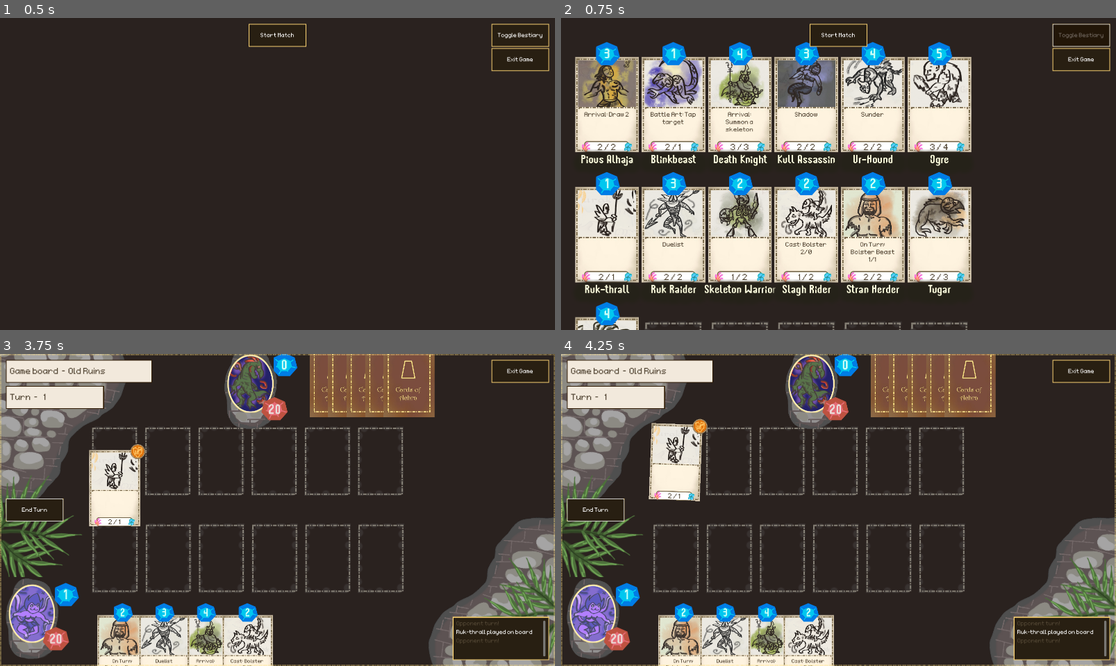
Above: before the commit, frames 1-4 (two rows, left to right).
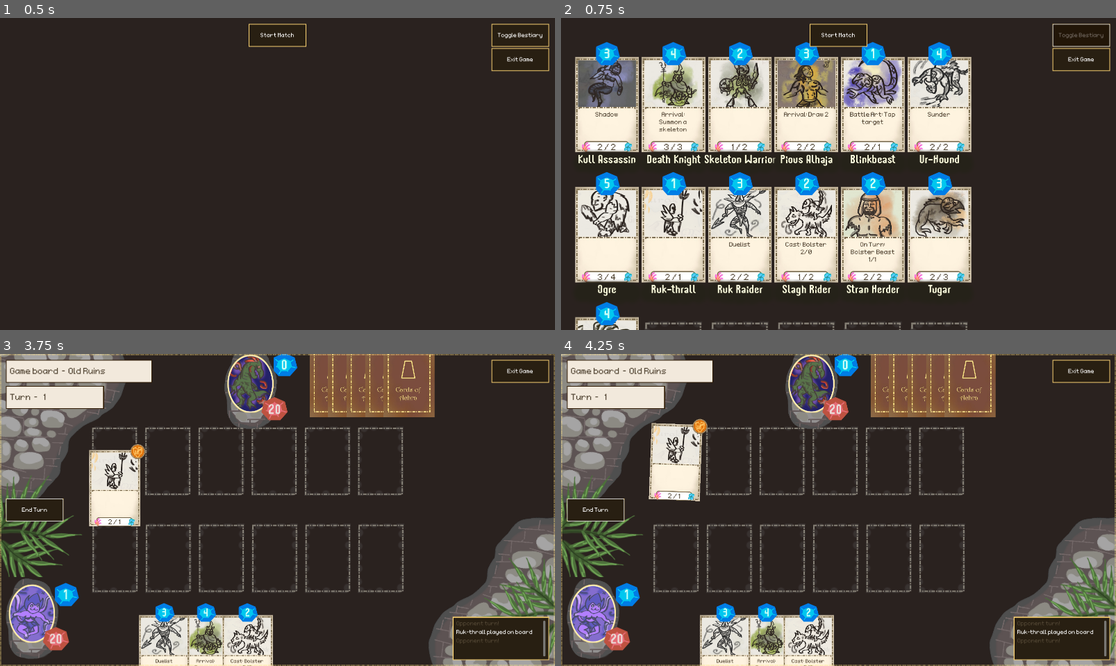
Above: after the commit, the same moments.

Repository: OttoElomaa/Godot-4-Ogre-Card-Game
Game: Godot game, scene res://GameScenes/MainMenu.tscn
Two runs of this game, one before a commit and one after it. Both use one fixed random seed, a clock stepped at 60 frames per second and the inputs below.
Inputs (mouse positions are in pixels of both pictures, inside the frame that each line leads up to):
- Up to frame 1 (0.5 s): no input
- Up to frame 2 (0.75 s): click (1082, 36) at 0.5 s
- Up to frame 3 (3.75 s): click (277, 372) at 1.25 s; click (33, 510) at 2 s; tap Enter at 2.75 s; drag from (122, 653) to (255, 385) at 2.77 s; drag from (166, 653) to (255, 385) at 3.52 s
- Up to frame 4 (4.25 s): no input

Frame 1 is identical in both runs. In frame 2, 12% of the frame differs, in the area x 3-74%, y 9-90%; in frame 3, 1.3%; in frame 4, 1.3%.
Error after the commit: Invalid access to property or key 'isSpell' on a base object of type 'Node2D (Card)'. (res://GameScenes/cards_manager.gd:209)

Commit message:
Refactor: moved card scenes to themed set folders

Diff:
--- a/Cards/Creatures/Cr-Kull-Assassin.tscn
+++ /dev/null
@@ -1,17 +0,0 @@
-[gd_scene load_steps=3 format=3 uid="uid://ds7yqwico71ks"]
-
-[ext_resource type="PackedScene" uid="uid://mxfejwivkelm" path="res://Cards/card.tscn" id="1_n8ty8"]
-[ext_resource type="Texture2D" uid="uid://cq588jgcvxryv" path="res://Art/CardArt/card-art-creature-Kull-assassin.jpg" id="2_n8ty8"]
-
-[node name="Card-Cr-KullAssassin" instance=ExtResource("1_n8ty8")]
-cardName = "Kull Assassin"
-subTypeStr = "Kull Warrior"
-manaCost = 3
-startingDamage = 2
-startingHealth = 2
-
-[node name="Keyword" parent="KeywordHandler/MyKeywords" index="0"]
-hasShadow = true
-
-[node name="Art" parent="Frontside" index="1"]
-texture = ExtResource("2_n8ty8")
--- /dev/null
+++ b/Cards/Depths/Cr-Kull-Assassin.tscn
@@ -0,0 +1,17 @@
+[gd_scene load_steps=3 format=3 uid="uid://ds7yqwico71ks"]
+
+[ext_resource type="PackedScene" uid="uid://mxfejwivkelm" path="res://Cards/card.tscn" id="1_p6y1s"]
+[ext_resource type="Texture2D" uid="uid://cq588jgcvxryv" path="res://Art/CardArt/card-art-creature-Kull-assassin.jpg" id="2_31yp1"]
+
+[node name="Card-Cr-KullAssassin" instance=ExtResource("1_p6y1s")]
+cardName = "Kull Assassin"
+subTypeStr = "Kull Warrior"
+manaCost = 3
+startingDamage = 2
+startingHealth = 2
+
+[node name="Keyword" parent="KeywordHandler/MyKeywords" index="0"]
+hasShadow = true
+
+[node name="Art" parent="Frontside" index="1"]
+texture = ExtResource("2_31yp1")
--- a/Cards/Creatures/Cr-DeathKnight.tscn
+++ b/Cards/GreenDefiance/Cr-DeathKnight.tscn
@@ -1,7 +1,7 @@
 [gd_scene load_steps=4 format=3 uid="uid://c8h8fv1enpgpb"]
 
 [ext_resource type="PackedScene" uid="uid://mxfejwivkelm" path="res://Cards/card.tscn" id="1_m612s"]
-[ext_resource type="PackedScene" uid="uid://b4tndl4w2i3lg" path="res://Cards/Creatures/Cr-SkeletonWarrior.tscn" id="2_f3ejk"]
+[ext_resource type="PackedScene" uid="uid://b4tndl4w2i3lg" path="res://Cards/GreenDefiance/Cr-SkeletonWarrior.tscn" id="2_f3ejk"]
 [ext_resource type="Texture2D" uid="uid://c8fv2mu03csy" path="res://Art/CardArt/card-art-creature-deathknight.jpg" id="2_m612s"]
 
 [node name="Card-Cr-DeathKnight" instance=ExtResource("1_m612s")]
--- a/Cards/card.gd
+++ b/Cards/card.gd
@@ -18,7 +18,7 @@
 	CREATURE, RITUAL,
 }
 
-var isSpell:
+var isRitual:
 	get:
 		return cardType == CardTypes.RITUAL
 
@@ -61,7 +61,7 @@
 #### TRAVELING IS TRIGGERED by entering. It's summoning sickness
 var actionState: CardActionStates = CardActionStates.ACTIVE
 var isTraveling := false
-var resting := false
+var isResting := false
 var allowInteract := true
 
 
@@ -163,7 +163,7 @@
 	#### CHECK CAST, BATTLE ART, and RITUAL NODES
 
 	#### IS IT RITUAL?
-	if isSpell:
+	if isRitual:
 		var ritualText = ritualNode.createText()
 		text += ritualText
 
@@ -194,7 +194,7 @@
 ########################################################
 func basicSetup():
 
-	if isSpell:
+	if isRitual:
 		statesInert()
 
 	#### SHARE INFO ON, IS CARD ENEMY
@@ -288,14 +288,14 @@
 #### ANIMATE = ROTATE CARD IMMEDIATELY
 #### DON'T ANIMATE = PLAY ANIMATION ON DELAY?? Why?
 func restAndAnimate(toAnimate:bool):
-	resting = true
+	isResting = true
 	if toAnimate:
 		rotateRestingCard(true)
 	else:
 		$BodyAnimations/RestTimer.start()
 
 func wake():
-	resting = false
+	isResting = false
 	rotateRestingCard(false)
 
 ########################################################
@@ -376,7 +376,7 @@
 	return false
 
 func checkResting() -> bool:
-	return resting
+	return isResting
 
 func checkTraveling() -> bool:
 	return isTraveling
@@ -498,7 +498,7 @@
 
 #### FOR RESTING
 func timeoutRestAnimation() -> void:
-	if resting:
+	if checkResting():
 		rotateRestingCard(true)
 
 #######################################################################
@@ -518,7 +518,7 @@
 
 
 func destroyAndAnimate(toAnimate:bool):
-	if not isSpell:
+	if not isRitual:
 		mySlot.isAvailable = true
 
 	statesDestroy()
--- a/GameScenes/battle_system.gd
+++ b/GameScenes/battle_system.gd
@@ -90,7 +90,7 @@
 
 	for card:Card in enemyHandCards:
 		if MyTools.checkNodeValidity(card):
-			if card.manaCost <= enemyMana and not card.isSpell:
+			if card.manaCost <= enemyMana and not card.isRitual:
 				var success = playEnemyCard(card)
 				if success:
 					enemyMana -= card.manaCost
--- a/GameScenes/card_loader.gd
+++ b/GameScenes/card_loader.gd
@@ -17,33 +17,33 @@
 	var cards := []
 
 	for i in range(10):
-		cards.append(createCard("res://Cards/Creatures/Cr-Pikeman.tscn"))
+		cards.append(createCard("res://Cards/Wilds/Cr-Pikeman.tscn"))
 	for i in range(10):
-		cards.append(createCard("res://Cards/Creatures/Cr-Ogre.tscn"))
+		cards.append(createCard("res://Cards/Wilds/Cr-Ogre.tscn"))
 	for i in range(20):
-		cards.append(createCard("res://Cards/Creatures/Cr-RukRaider.tscn"))
+		cards.append(createCard("res://Cards/Wilds/Cr-RukRaider.tscn"))
 	for i in range(20):
-		cards.append(createCard("res://Cards/Creatures/Cr-MardokHound.tscn"))
+		cards.append(createCard("res://Cards/Wilds/Cr-MardokHound.tscn"))
 
 	for i in range(40):
-		cards.append(createCard("res://Cards/Creatures/Cr-SlaghRider.tscn"))
+		cards.append(createCard("res://Cards/Wilds/Cr-SlaghRider.tscn"))
 	for i in range(10):
-		cards.append(createCard("res://Cards/Rituals/Sp-Blast.tscn"))
+		cards.append(createCard("res://Cards/Wilds/Ri-Blast.tscn"))
 
 	for i in range(10):
-		cards.append(createCard("res://Cards/Creatures/Cr-BlinkBeast.tscn"))
+		cards.append(createCard("res://Cards/Wilds/Cr-BlinkBeast.tscn"))
 	for i in range(20):
-		cards.append(createCard("res://Cards/Creatures/Cr-DeathKnight.tscn"))
+		cards.append(createCard("res://Cards/GreenDefiance/Cr-DeathKnight.tscn"))
 	for i in range(20):
-		cards.append(createCard("res://Cards/Creatures/Cr-Alhaja-Pious.tscn"))
+		cards.append(createCard("res://Cards/Wilds/Cr-Alhaja-Pious.tscn"))
 
 	for i in range(30):
-		cards.append(createCard("res://Cards/Creatures/Cr-Stran-Herder.tscn"))
+		cards.append(createCard("res://Cards/Wilds/Cr-Stran-Herder.tscn"))
 	for i in range(10):
-		cards.append(createCard("res://Cards/Creatures/Cr-Tugar.tscn"))
+		cards.append(createCard("res://Cards/Wilds/Cr-Tugar.tscn"))
 
 	for i in range(50):
-		cards.append(createCard("res://Cards/Creatures/Cr-Kull-Assassin.tscn"))
+		cards.append(createCard("res://Cards/Depths/Cr-Kull-Assassin.tscn"))
 
 
 	prints("created cards: ", cards)
--- a/GameScenes/cards_manager.gd
+++ b/GameScenes/cards_manager.gd
@@ -9,9 +9,6 @@
 var CARD_NORMAL_SCALE := Vector2(1,1)
 var CARD_HIGHLIGHTED_SCALE := Vector2(1.2, 1.2)
 
-@onready var CardOgre: PackedScene = preload("res://Cards/Creatures/Cr-Ogre.tscn")
-@onready var CardPikeman: PackedScene = preload("res://Cards/Creatures/Cr-Pikeman.tscn")
-@onready var CardRukRaider: PackedScene = preload("res://Cards/Creatures/Cr-RukRaider.tscn")
 
 
 var main:GameBoard = null
@@ -221,7 +218,7 @@
 		var selectedSlot:CardSlot = getCollidedObject(results[0])
 
 		#### CARD IS NOT SPELL: SET CARD To Found AVAILABLE SLOT
-		if not c.isSpell:
+		if not c.isRitual:
 			if selectedSlot.isAvailable and c.manaCost <= battleSystem.playerMana:
 				if main.checkSlotPlayer(selectedSlot):
 					success = handlePlaceCardInSlot(c, selectedSlot)
--- a/GameScenes/main_menu.gd
+++ b/GameScenes/main_menu.gd
@@ -53,11 +53,10 @@
 		bestiaryVisible = true
 		$Bestiary.show()
 
-		var creatures:Array = loadCardsInFolder("res://Cards/Creatures/")
-		var rituals:Array = loadCardsInFolder("res://Cards/Rituals/")
+		var allCards:Array = loadCardsInFolder("res://Cards/Depths/")
+		allCards.append_array( loadCardsInFolder("res://Cards/GreenDefiance/") )
+		allCards.append_array( loadCardsInFolder("res://Cards/Wilds/") )
 
-		var allCards = creatures
-		allCards.append_array(rituals)
 
 		var counter := 0
 		var card:Card = null
Binary file added: Art/CardArt/card-art-ritual-ashem-medVohu.jpg
Not shown, added: Art/CardArt/card-art-ritual-ashem-medVohu.jpg.import
Binary file added: Art/CardArt/card-art-ritual-ashem-vendi.jpg
Not shown, added: Art/CardArt/card-art-ritual-ashem-vendi.jpg.import
Renamed: Cards/Creatures/Cr-SkeletonWarrior.tscn -> Cards/GreenDefiance/Cr-SkeletonWarrior.tscn
Renamed: Cards/Creatures/Cr-Alhaja-Pious.tscn -> Cards/Wilds/Cr-Alhaja-Pious.tscn
Renamed: Cards/Creatures/Cr-BlinkBeast.tscn -> Cards/Wilds/Cr-BlinkBeast.tscn
Renamed: Cards/Creatures/Cr-MardokHound.tscn -> Cards/Wilds/Cr-MardokHound.tscn
Renamed: Cards/Creatures/Cr-Ogre.tscn -> Cards/Wilds/Cr-Ogre.tscn
Renamed: Cards/Creatures/Cr-Pikeman.tscn -> Cards/Wilds/Cr-Pikeman.tscn
Renamed: Cards/Creatures/Cr-RukRaider.tscn -> Cards/Wilds/Cr-RukRaider.tscn
Renamed: Cards/Creatures/Cr-SlaghRider.tscn -> Cards/Wilds/Cr-SlaghRider.tscn
(and 5 more such lines)
